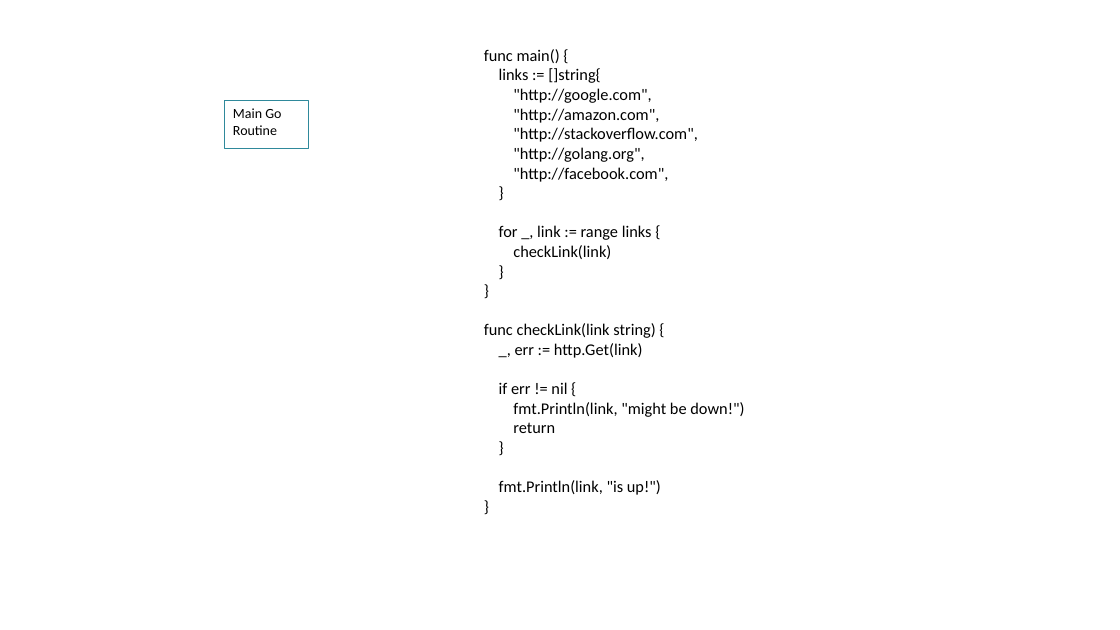
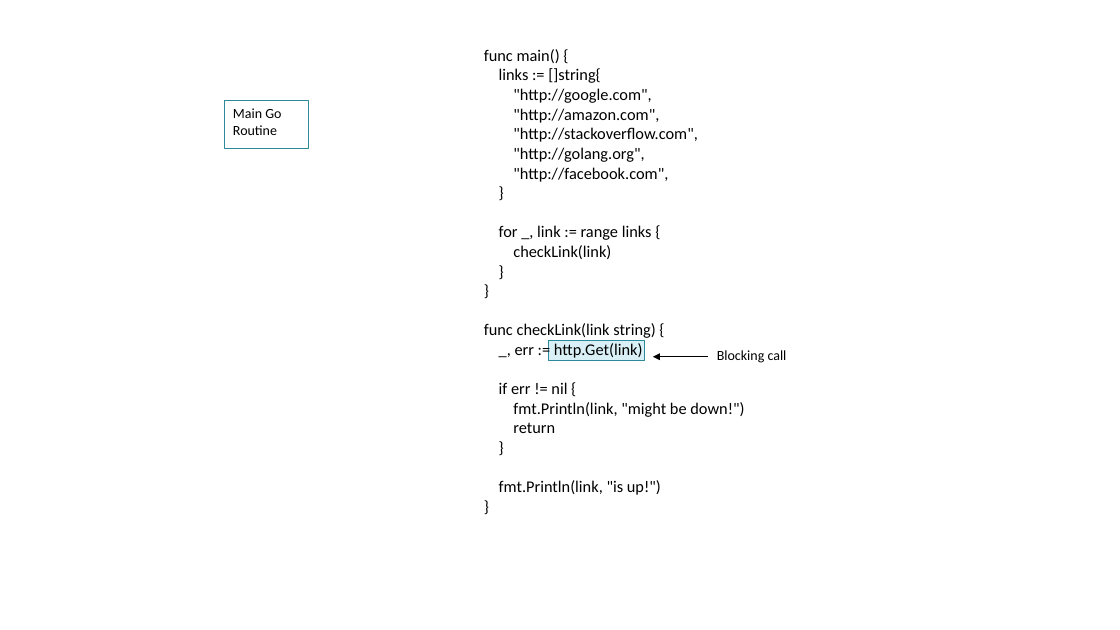
Before and after one commit to kevinlin47/Learn_Go, a slide deck: slide 3 of channels and go routines/Channels and Go Routines Part 3.pptx. Drawn at 1120x630 pixels with LibreOffice and Linux fonts; fonts in the diff are those of the drawing. Boxes give left, top, right and bottom in pixels: in the first picture for what was removed or moved away, otherwise in the second. Text is boxed around its words. In the diff, an @@ line names an element or a change of style, - is before the commit and + after.

Commit message:
Update to slide 3 for powerpoint Channels and Go Routines Part 3

```diff
--- a/channels and go routines/Channels and Go Routines Part 3.pptx
+++ b/channels and go routines/Channels and Go Routines Part 3.pptx
@@ rectangle added at box(549, 340, 644, 360), fill #D9F1F6, outline #2F8A9B 0.85 pt @@
@@ arrow added from (708, 357) to (653, 357), #000000 0.75 pt @@
@@ text added at box(717, 350, 787, 363), 12 pt, text #000000 @@
+Blocking call
```
